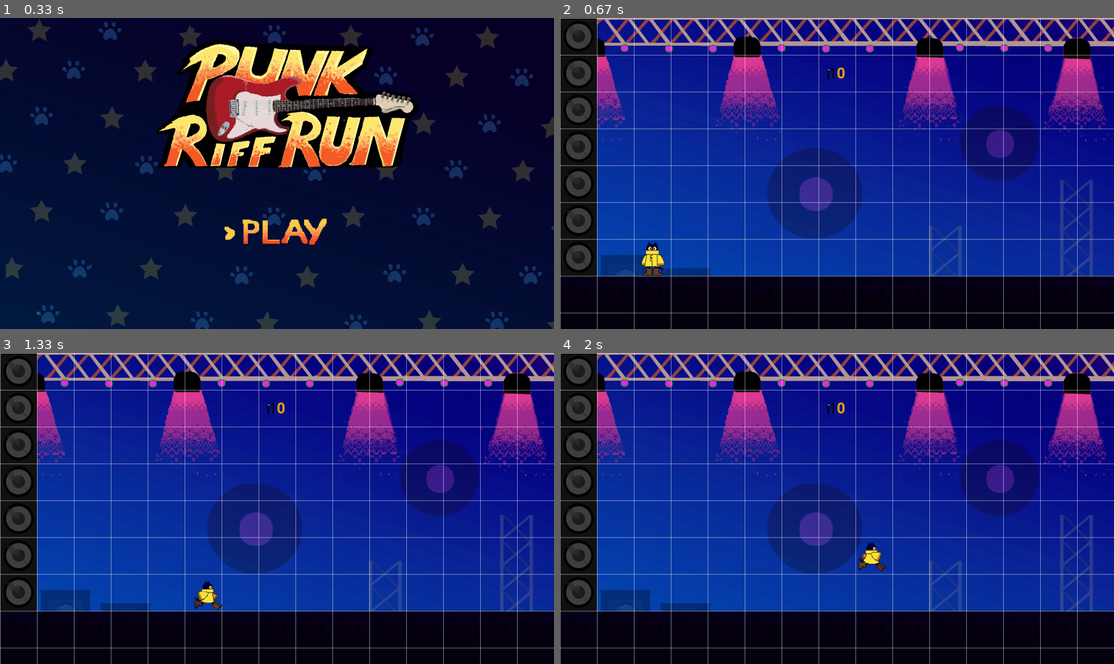
Above: before the commit, frames 1-4 (two rows, left to right).
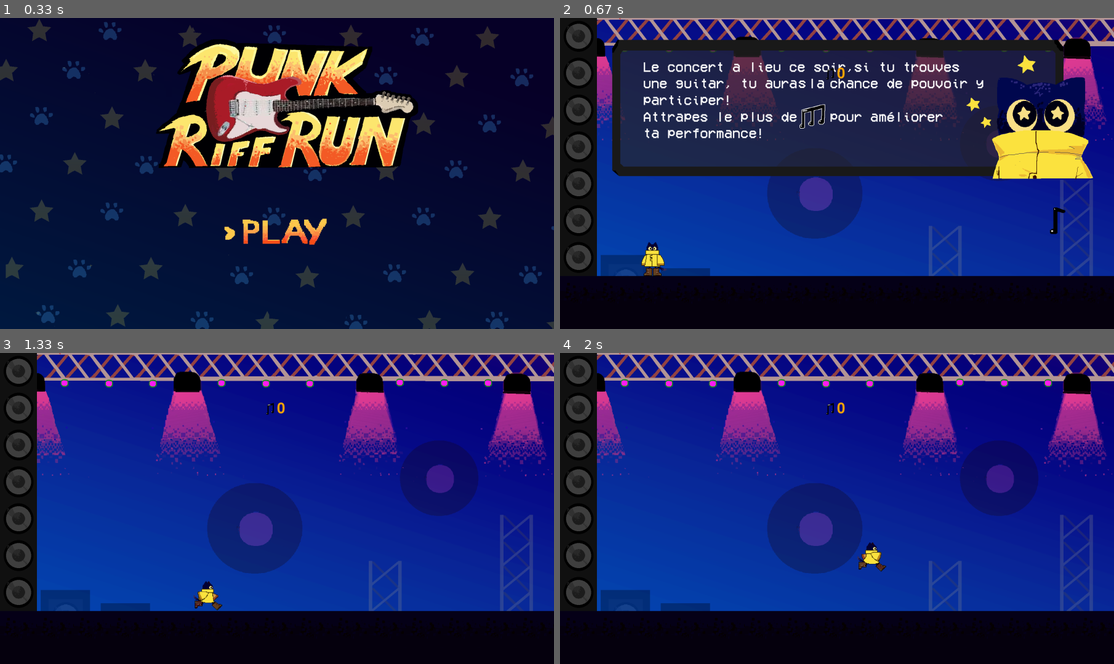
Above: after the commit, the same moments.

Repository: bigN4TE/NeonRush
Game: pygame game, started from NeonRun.py
Two runs of this game, one before a commit and one after it. Both use one fixed random seed, a clock stepped at 60 frames per second and the inputs below.
Inputs (mouse positions are in pixels of both pictures, inside the frame that each line leads up to):
- Up to frame 1 (0.33 s): no input
- Up to frame 2 (0.67 s): click (837, 229) at 0.38 s
- Up to frame 3 (1.33 s): click (498, 555) at 0.72 s; hold Right from 1 s (still down); move the mouse to (144, 511) at 1.03 s
- Up to frame 4 (2 s): release Right at 1.47 s; hold Up 1.5-1.8 s; hold Right from 1.83 s (still down)

Frame 1 is identical in both runs. In frame 2, 40% of the frame differs, in the area x 0-100%, y 0-100%; in frame 3, 4.4%; in frame 4, 4.4%.

Commit message:
added dialogues

Diff:
--- a/NeonRun.py
+++ b/NeonRun.py
@@ -42,6 +42,8 @@
 game_over = 0
 
 main_menu = True
+dialogue_menu1 = False
+dialogue_menu2 = False
 
 level = 0
 max_levels = 1
@@ -63,6 +65,11 @@
 start = pygame.image.load('Assets/Menus/Start Menu.png')
 play = pygame.image.load('Assets/Buttons/Play.png')
 play = pygame.transform.scale(play, (384, 192))
+next = pygame.image.load('Assets/misc/Note 2.png')
+
+#dialogues
+dialogue1 = pygame.image.load('Assets/Dialogue/Dialogue 1.png')
+dialogue2 = pygame.image.load('Assets/Dialogue/Dialogue 2.png')
 
 #tile grid
 def draw_grid():
@@ -336,6 +343,7 @@
         self.rect.y = y
 
 #jump pad
+
 
 #tile system
 class World():
@@ -428,7 +436,7 @@
 [4, 0, 0, 0, 0, 0, 0, 0, 0, 0, 0, 0, 0, 0, 0, 0, 0, 0, 0, 0, 0, 0, 0, 0, 0, 0, 0, 0, 0, 0, 0, 0, 0, 0, 0, 0, 0, 0, 0, 0, 0, 0, 0, 0, 0, 0, 0, 0, 0, 0, 0, 0, 0, 0, 0, 0, 0, 0, 0, 0, 0, 0, 0, 0, 0, 0, 0, 0, 0, 0, 0, 0, 0, 0, 4],
 [4, 0, 0, 0, 0, 0, 0, 0, 0, 0, 0, 0, 0, 0, 0, 0, 0, 0, 0, 0, 0, 0, 0, 0, 0, 0, 0, 0, 0, 0, 0, 0, 0, 0, 0, 0, 0, 0, 0, 0, 0, 0, 0, 0, 0, 0, 0, 0, 0, 0, 0, 0, 0, 0, 0, 0, 0, 0, 0, 0, 0, 0, 0, 0, 0, 0, 0, 0, 0, 0, 0, 0, 0, 0, 4],
 [4, 0, 0, 0, 0, 0, 0, 0, 0, 0, 0, 0, 0, 0, 0, 0, 0, 0, 0, 0, 0, 0, 0, 0, 0, 0, 0, 0, 0, 0, 0, 0, 0, 0, 0, 0, 0, 0, 0, 0, 0, 0, 0, 0, 0, 0, 0, 0, 0, 0, 0, 0, 0, 0, 0, 0, 0, 0, 0, 0, 0, 0, 0, 0, 0, 0, 0, 0, 0, 0, 0, 0, 0, 0, 4],
-[4, 0, 0, 0, 0, 0, 0, 0, 0, 0, 0, 0, 0, 0, 0, 0, 0, 0, 0, 0, 0, 0, 0, 0, 0, 0, 0, 0, 0, 0, 0, 0, 0, 0, 0, 0, 0, 0, 0, 0, 0, 0, 0, 0, 0, 0, 0, 0, 0, 0, 0, 0, 0, 0, 0, 0, 0, 0, 0, 0, 0, 0, 0, 0, 0, 0, 0, 0, 0, 0, 0, 0, 0, 0, 4],
+[4, 0, 0, 0, 0, 0, 0, 0, 0, 0, 0, 0, 0, 0, 0, 0, 0, 0, 0, 0, 0, 0, 0, 0, 0, 0, 0, 0, 0, 0, 0, 0, 0, 0, 0, 0, 0, 0, 0, 0, 0, 0, 0, 0, 0, 0, 0, 0, 0, 0, 0, 0, 0, 0, 0, 0, 0, 0, 0, 0, 0, 0, 0, 0, 0, 0, 0, 0, 0, 0, 0, 0, 11, 0, 4],
 [1, 1, 1, 1, 1, 1, 1, 1, 1, 1, 1, 1, 1, 1, 1, 1, 1, 1, 1, 1, 1, 1, 1, 1, 1, 1, 1, 1, 1, 1, 1, 1, 1, 1, 1, 1, 1, 1, 1, 1, 1, 1, 1, 1, 1, 1, 1, 1, 1, 1, 1, 1, 1, 1, 1, 1, 1, 1, 1, 1, 1, 1, 1, 1, 1, 1, 1, 1, 1, 1, 1, 1, 1, 1, 1],
 [2, 2, 2, 2, 2, 2, 2, 2, 2, 2, 2, 2, 2, 2, 2, 2, 2, 2, 2, 2, 2, 2, 2, 2, 2, 2, 2, 2, 2, 2, 2, 2, 2, 2, 2, 2, 2, 2, 2, 2, 2, 2, 2, 2, 2, 2, 2, 2, 2, 2, 2, 2, 2, 2, 2, 2, 2, 2, 2, 2, 2, 2, 2, 2, 2, 2, 2, 2, 2, 2, 2, 2, 2, 2, 2]
 ]
@@ -444,6 +452,8 @@
 world = World(world_data)
 restart_button = Button(screen_width // 2 - 175, screen_height // 2 + 250, restart)
 play_button = Button(screen_width // 2 - 200, screen_height // 2 + 100 , play)
+next_button1 = Button(screen_width // 2 + 700, screen_height // 2 + 100, next)
+next_button2 = Button(screen_width // 2 + 700, screen_height // 2 + 100, next)
 
 score_note = Notes(tile_size * 7 + 10, tile_size + 32)
 notes_group.add(score_note)
@@ -468,10 +478,22 @@
         screen.blit(start, (0, 0))
         if play_button.draw():
             main_menu = False
+            dialogue_menu1 = True
+
     else:
+        if dialogue_menu1 == True:
+            screen.blit(dialogue1, (0, 0))
+            if next_button1.draw():
+                dialogue_menu1 = False
+                dialogue_menu2 = True
+
+        elif dialogue_menu2 == True:
+            screen.blit(dialogue2, (0, 0))
+            if next_button2.draw():
+                dialogue_menu2 = False
+
         world.draw()
-
-        draw_grid()
+        """draw_grid()"""
 
         if game_over == 0:
             pig_group.update()
